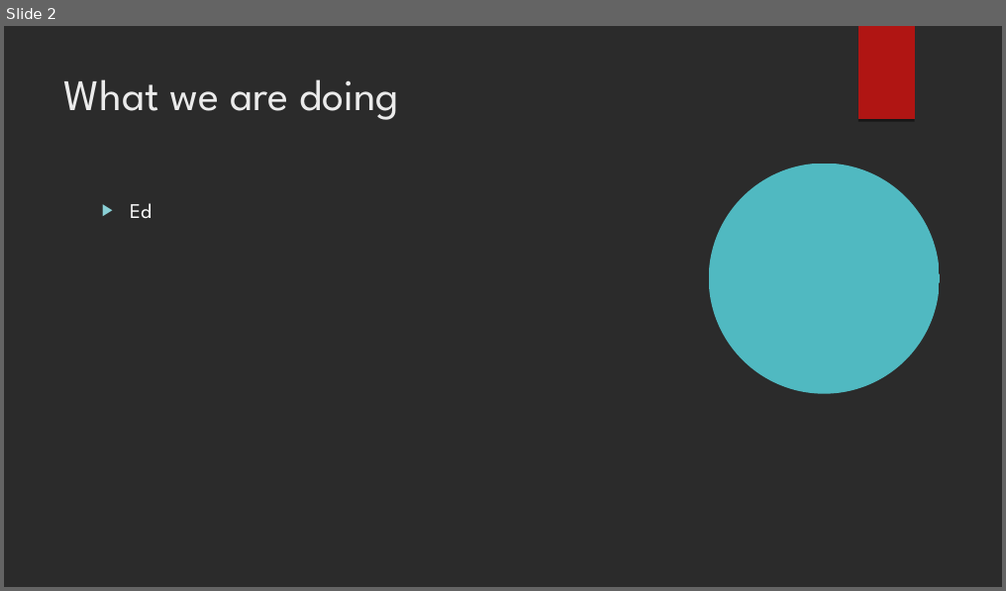
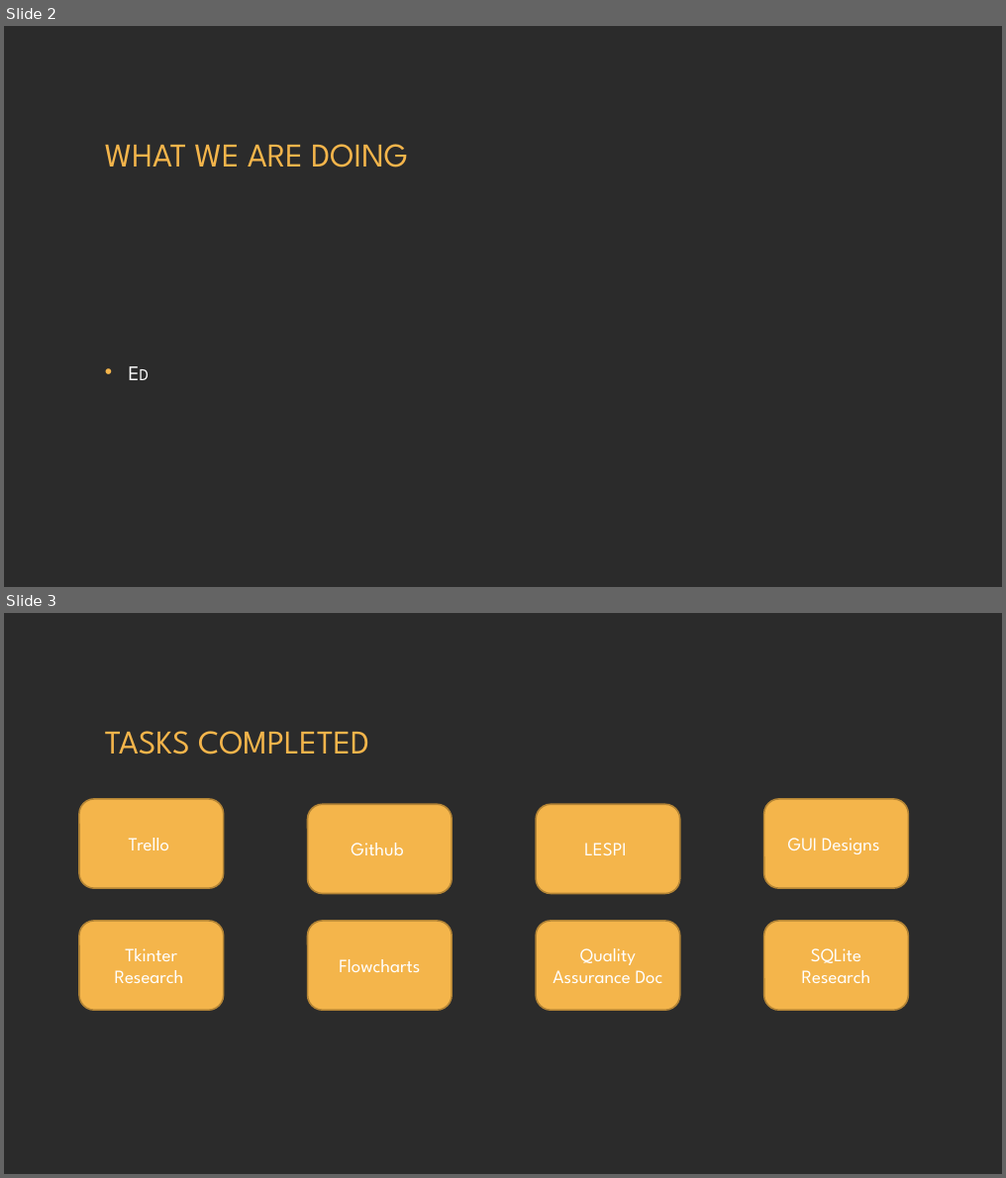
Before and after one commit to BenB33/ProfessionalismTeam2, a slide deck: PIM – Phase 1.odp. Shown one above the other, each under a label of ours: slide 2 before the commit, slides 2 and 3 after it. The pictures are 1006x591 and 1006x1178 pixels, drawn with LibreOffice and Linux fonts; fonts in the diff are those of the drawing; background and template pictures are left out; a plain dark background stands for a picture behind light text. Boxes give left, top, right and bottom in pixels: in the first picture for what was removed or moved away, otherwise in the second. Text is boxed around its words. In the diff, an @@ line names an element or a change of style, - is before the commit and + after.

```diff
--- a/PIM – Phase 1.odp
+++ b/PIM – Phase 1.odp
@@ slide 3 added at [4, 613, 1002, 1174], background picture (left out) @@
@@ title added at [105, 731, 369, 755], 32 pt, text #F4B54B @@
+TASKS COMPLETED
@@ freeform shape added at [79, 799, 224, 888], fill #F4B54B, outline #B38435 1.5 pt, 18 pt, text #FFFFFF @@
+Trello
@@ freeform shape added at [308, 805, 452, 894], fill #F4B54B, outline #B38435 1.5 pt, 18 pt, text #FFFFFF @@
+Github
@@ freeform shape added at [537, 805, 681, 894], fill #F4B54B, outline #B38435 1.5 pt, 18 pt, text #FFFFFF @@
+LESPI
@@ freeform shape added at [764, 799, 909, 888], fill #F4B54B, outline #B38435 1.5 pt, 18 pt, text #FFFFFF @@
+GUI Designs
@@ freeform shape added at [79, 921, 224, 1010], fill #F4B54B, outline #B38435 1.5 pt, 18 pt, text #FFFFFF @@
+Tkinter Research
@@ freeform shape added at [308, 921, 452, 1010], fill #F4B54B, outline #B38435 1.5 pt, 18 pt, text #FFFFFF @@
+Flowcharts
@@ freeform shape added at [537, 921, 681, 1010], fill #F4B54B, outline #B38435 1.5 pt, 18 pt, text #FFFFFF @@
+Quality Assurance Doc
@@ freeform shape added at [764, 921, 909, 1010], fill #F4B54B, outline #B38435 1.5 pt, 18 pt, text #FFFFFF @@
+SQLite Research
@@ slide 2 changed as well @@
@@ freeform shape removed at [858, 26, 915, 120] @@
@@ title "WHAT WE ARE DOING" at [105, 144, 408, 168]: vertical alignment top to middle @@
@@ title at [105, 144, 408, 168]: text changed; size 42 to 32 pt; text colour #EBEBEB to #F4B54B @@
-What we are doing
+WHAT WE ARE DOING
@@ freeform shape removed at [709, 163, 939, 393] @@
@@ text "Ed": place and size @@
-text "Ed" at [130, 203, 152, 218]
+text "Ed" at [98, 245, 908, 500]
@@ text "Ed" at [98, 245, 908, 500]: small capitals on; bullet ▶ to •; more space between paragraphs; bullet colour #8AD0D6 to #F4B54B; vertical alignment top to middle @@
```
Also in this commit, not shown: 10 other slides changed, 1 other slide added, 2 slides removed, 1 other file.
